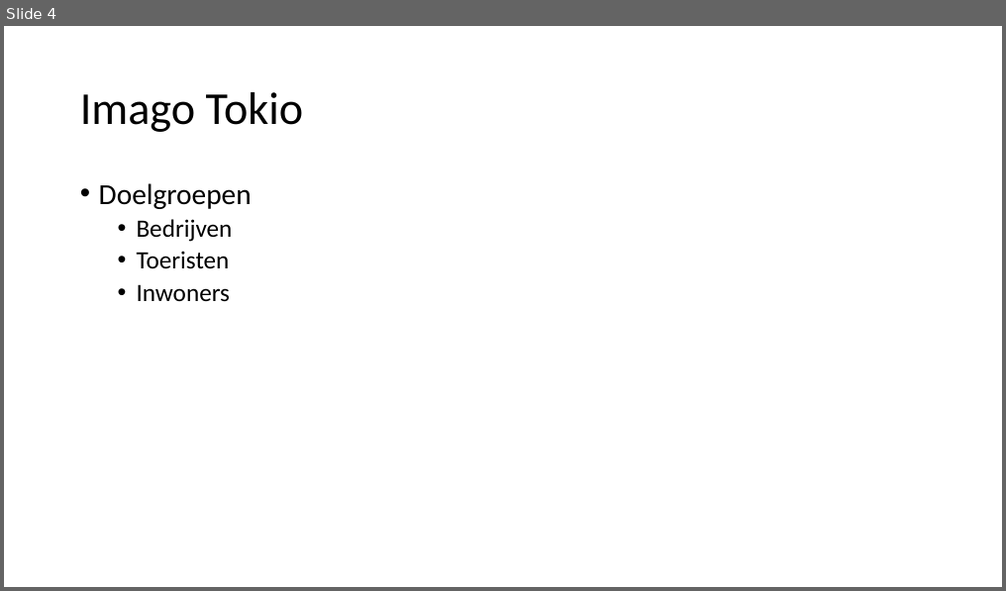
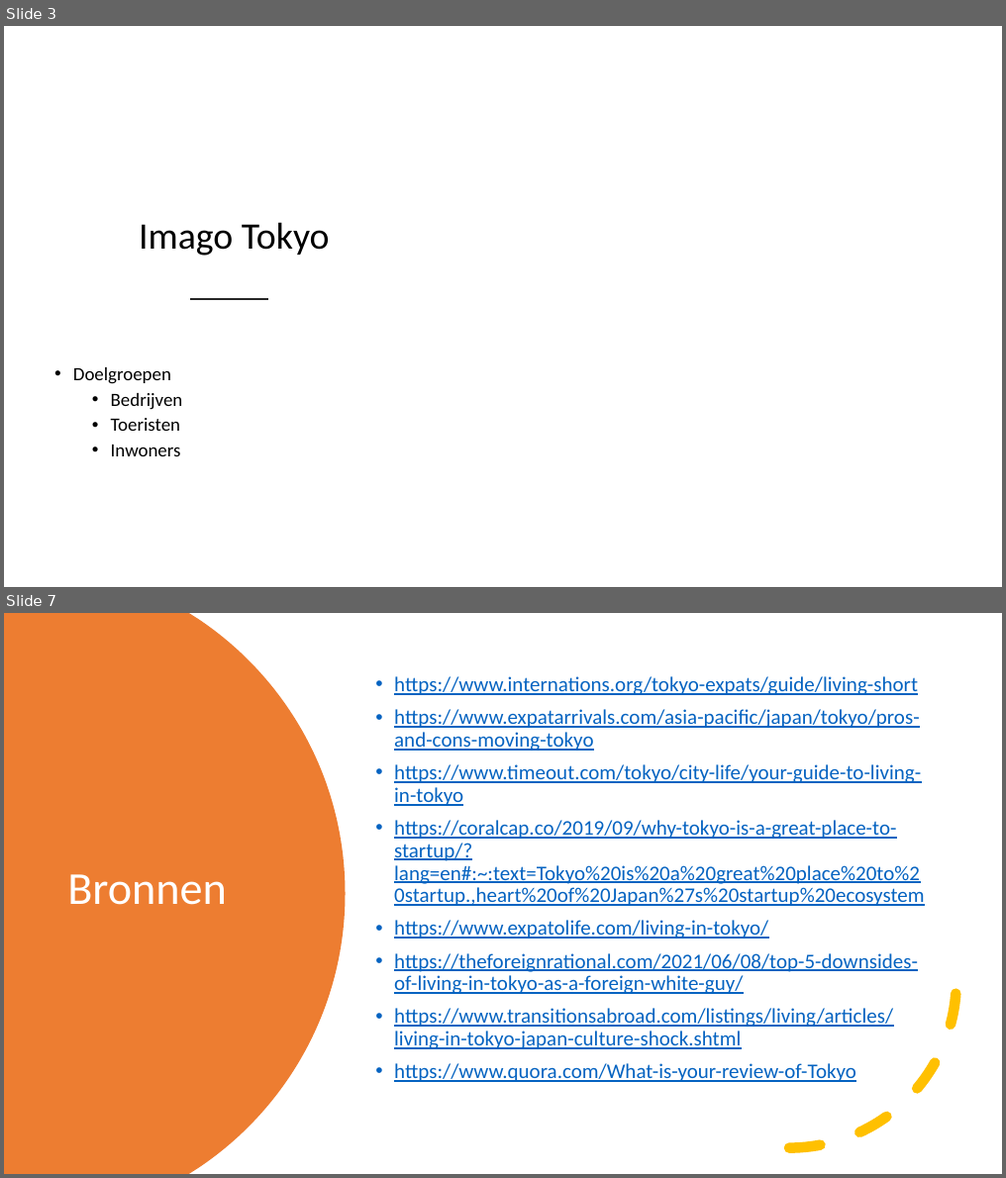
Before and after one commit to SemPlasmeijer/minor-portfolio, a slide deck: onderzoek-bestanden-etc/CityMarketing/ImagoOnderzoek.pptx. Shown one above the other, each under a label of ours: slide 4 before the commit, slides 3 and 7 after it; the slides between them are not shown. The pictures are 1006x591 and 1006x1178 pixels, drawn with LibreOffice and Linux fonts; fonts in the diff are those of the drawing; background and template pictures are left out. Boxes give left, top, right and bottom in pixels: in the first picture for what was removed or moved away, otherwise in the second. Text is boxed around its words. In the diff, an @@ line names an element or a change of style, - is before the commit and + after.

```diff
--- a/onderzoek-bestanden-etc/CityMarketing/ImagoOnderzoek.pptx
+++ b/onderzoek-bestanden-etc/CityMarketing/ImagoOnderzoek.pptx
@@ slide 7 added at [4,613,1002,1174], background #FFFFFF @@
@@ freeform shape added at [4,613,346,1174], fill #ED7D31 @@
@@ text added at [394,676,924,1082], 20 pt, text #0563C1, underline @@
+• https://www.internations.org/tokyo-expats/guide/living-short
+• https://www.expatarrivals.com/asia-pacific/japan/tokyo/pros-and-cons-moving-tokyo
+• https://www.timeout.com/tokyo/city-life/your-guide-to-living-in-tokyo
+• https://coralcap.co/2019/09/why-tokyo-is-a-great-place-to-startup/?lang=en#:~:text=Tokyo%20is%20a%20great%20place%20to%20startup.,heart%20of%20Japan%27s%20startup%20ecosystem
+• https://www.expatolife.com/living-in-tokyo/
+• https://theforeignrational.com/2021/06/08/top-5-downsides-of-living-in-tokyo-as-a-foreign-white-guy/
+• https://www.transitionsabroad.com/listings/living/articles/living-in-tokyo-japan-culture-shock.shtml
+• https://www.quora.com/What-is-your-review-of-Tokyo
@@ arc (boxed as its full ellipse) added at [623,814,957,1149], outline #FFC000 10 pt dashed @@
@@ title added at [67,874,226,905], 44 pt, text #FFFFFF @@
+Bronnen
@@ what was slide 4 is now slide 3 @@
@@ slide 3 changed as well @@
@@ freeform shape added at [4,107,497,587], fill #FFFFFF at 75% opacity @@
@@ title at [139,222,330,256]: text changed; size 44 to 36 pt @@
-Imago Tokio
+Imago Tokyo
@@ text "Doelgroepen": place and size @@
-text "Doelgroepen" at [99,183,252,302]
+text "Doelgroepen" at [73,368,183,457]
@@ text "Doelgroepen" at [73,368,183,457]: size 28 to 18 pt in "Doelgroepen"; size 24 to 18 pt in "Bedrijven", "Toeristen", "Inwoners"; vertical alignment top to middle @@
@@ line added from (191, 299) to (267, 299), #262626 2 pt @@
```
Also in this commit, not shown: 1 other slide changed, 4 other slides added, 5 slides removed.
